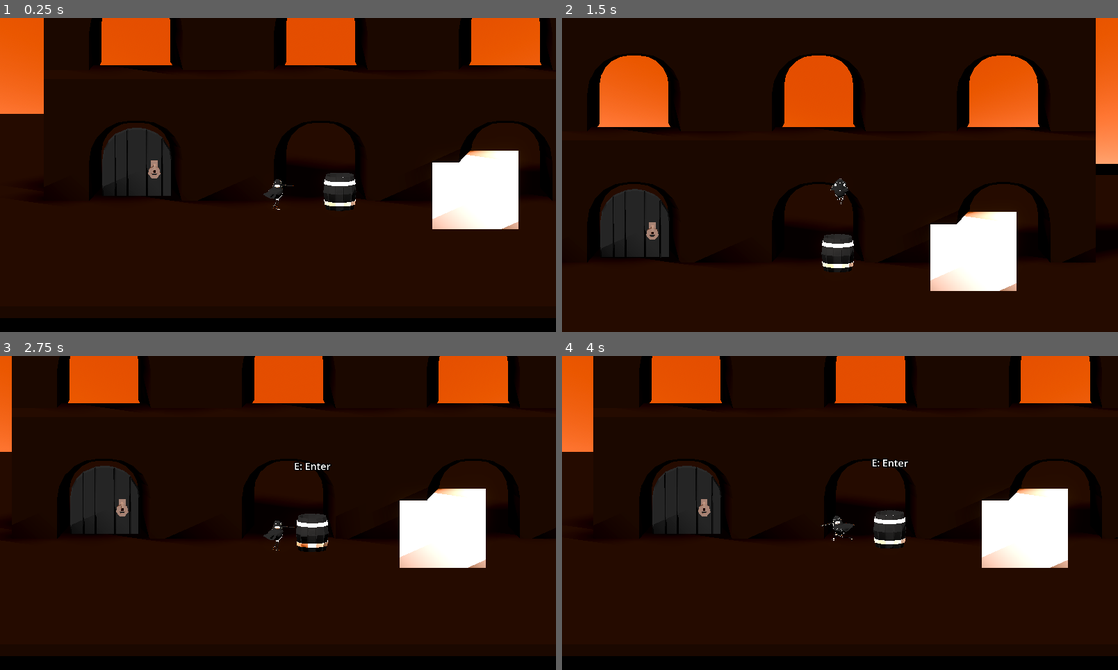
Above: before the commit, frames 1-4 (two rows, left to right).
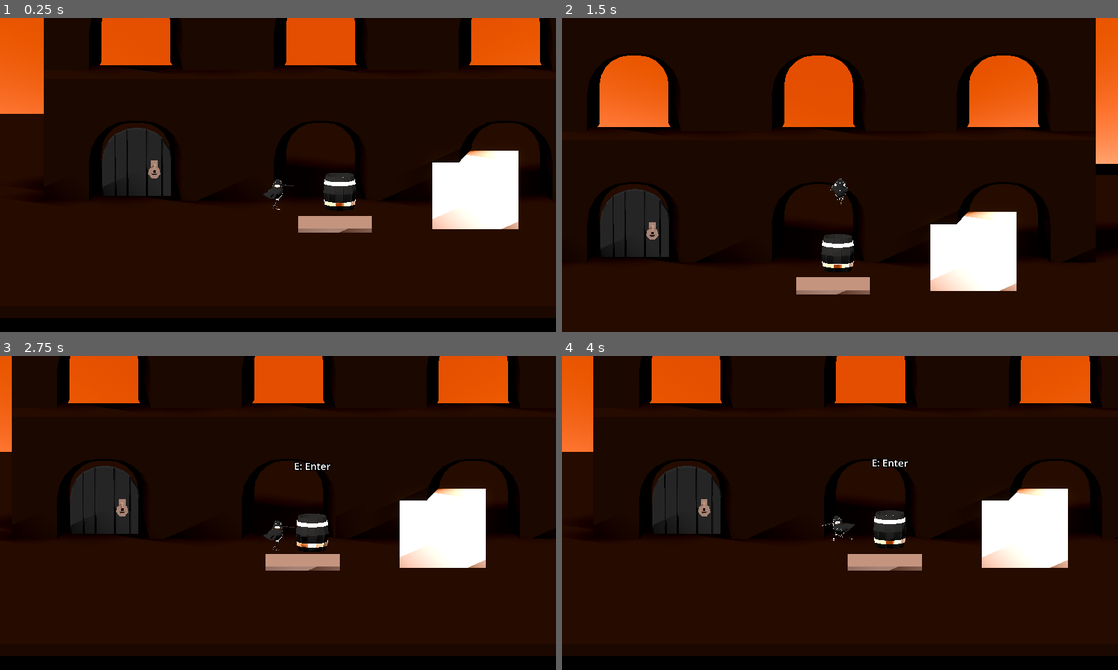
Above: after the commit, the same moments.

Repository: puleri/godot-test
Game: Godot game, scene res://scenes/Main.tscn
Same seed, same stepped clock (60 frames per second), same inputs: the game is played once before the commit and once after it.
Inputs:
- Up to frame 1 (0.25 s): no input
- Up to frame 2 (1.5 s): tap Enter at 0.5 s; hold D (move_right) 0.53-1.28 s; tap E (interact) at 0.6, 1.35 s; tap Space (jump) at 0.77 s; hold S (move_down) from 1.28 s (still down)
- Up to frame 3 (2.75 s): tap Space (jump) at 1.52 s; release S (move_down) at 2.03 s; hold D (move_right) from 2.03 s (still down); tap E (interact) at 2.1 s
- Up to frame 4 (4 s): release D (move_right) at 2.78 s; hold W (move_up) 2.78-3.53 s; tap E (interact) at 2.85, 3.6 s; tap Space (jump) at 3.02, 3.77 s; hold A (move_left) from 3.53 s (still down)

The runs differ from the first frame. In frame 1, 0.7% of the frame differs, in the area x 49-67%, y 53-69%; in frame 2, 0.8%, in the area x 42-56%, y 78-89%; in frame 3, 0.7%; in frame 4, 0.7%.

Commit message:
pressure plate

Diff:
--- /dev/null
+++ b/Objects/PressurePlate.tscn
@@ -0,0 +1,27 @@
+[gd_scene format=3 uid="uid://cg3j6h82jtxsw"]
+
+[ext_resource type="Script" uid="uid://d0mp6yasqxycv" path="res://scripts/pressure_plate.gd" id="1_plate"]
+[ext_resource type="Material" uid="uid://jy5qaflc0y0q" path="res://Materials/GreyToon.tres" id="2_grey"]
+[ext_resource type="Material" uid="uid://bs70trtb4dusn" path="res://Materials/BlueToon.tres" id="3_blue"]
+
+[sub_resource type="BoxMesh" id="BoxMesh_plate"]
+size = Vector3(1.2, 0.07, 1.2)
+
+[sub_resource type="BoxShape3D" id="BoxShape3D_weight_area"]
+size = Vector3(1.05, 0.42, 1.05)
+
+[node name="PressurePlate" type="Node3D"]
+script = ExtResource("1_plate")
+inactive_material = ExtResource("2_grey")
+active_material = ExtResource("3_blue")
+
+[node name="PlateVisual" type="MeshInstance3D" parent="."]
+mesh = SubResource("BoxMesh_plate")
+material_override = ExtResource("2_grey")
+
+[node name="WeightArea" type="Area3D" parent="."]
+monitorable = false
+
+[node name="CollisionShape3D" type="CollisionShape3D" parent="WeightArea"]
+transform = Transform3D(1, 0, 0, 0, 1, 0, 0, 0, 1, 0, 0.18, 0)
+shape = SubResource("BoxShape3D_weight_area")
--- a/scenes/Main.tscn
+++ b/scenes/Main.tscn
@@ -7,7 +7,8 @@
 [ext_resource type="PackedScene" uid="uid://vjf0ruyp7rs8" path="res://Objects/ArchTest.tscn" id="6_c01mt"]
 [ext_resource type="PackedScene" uid="uid://defo8smbyjqfh" path="res://Objects/Newbarrel.tscn" id="6_jlsqs"]
 [ext_resource type="Script" uid="uid://cvhar58u2m4lq" path="res://scripts/background_music.gd" id="7_music_script"]
-[ext_resource type="AudioStream" path="res://Music/level-1/01-bg.mp3" id="8_level_music"]
+[ext_resource type="AudioStream" uid="uid://dlmuval313gd" path="res://Music/level-1/01-bg.mp3" id="8_level_music"]
+[ext_resource type="PackedScene" uid="uid://cg3j6h82jtxsw" path="res://Objects/PressurePlate.tscn" id="9_plate"]
 
 [sub_resource type="BoxShape3D" id="BoxShape3D_floor"]
 size = Vector3(38, 0.2, 18)
@@ -223,6 +224,10 @@
 [node name="Barrel" parent="." unique_id=1229816567 instance=ExtResource("6_jlsqs")]
 transform = Transform3D(1, 0, 0, 0, 1, 0, 0, 0, 1, 1.0037005, 0.27649748, 0.033763647)
 
+[node name="PressurePlate" parent="." unique_id=952225016 instance=ExtResource("9_plate")]
+transform = Transform3D(1, 0, 0, 0, 1, 0, 0, 0, 1, 0.9232273, 0.035, 1.7023618)
+target_door_path = NodePath("../Door01")
+
 [node name="Door01" parent="." unique_id=989831881 instance=ExtResource("5_c01mt")]
 transform = Transform3D(1, 0, 0, 0, 1, 0, 0, 0, 1, -2.8481953, -0.07979131, -1.2315761)
 
--- a/scenes/Main_v2.tscn
+++ b/scenes/Main_v2.tscn
@@ -9,6 +9,7 @@
 [ext_resource type="Script" uid="uid://cllkecjc7oi8w" path="res://scripts/player_controller_SideScroll.gd" id="7_egnwd"]
 [ext_resource type="Script" uid="uid://cvhar58u2m4lq" path="res://scripts/background_music.gd" id="8_music_script"]
 [ext_resource type="AudioStream" path="res://Music/level-1/01-bg.mp3" id="9_level_music"]
+[ext_resource type="PackedScene" uid="uid://cg3j6h82jtxsw" path="res://Objects/PressurePlate.tscn" id="10_plate"]
 
 [sub_resource type="BoxShape3D" id="BoxShape3D_floor"]
 size = Vector3(38, 0.2, 18)
@@ -222,6 +223,10 @@
 [node name="Barrel" parent="." unique_id=1229816567 instance=ExtResource("4_44fgt")]
 transform = Transform3D(1, 0, 0, 0, 1, 0, 0, 0, 1, 1.0037005, 0.27649748, 0.033763647)
 
+[node name="PressurePlate" parent="." instance=ExtResource("10_plate")]
+transform = Transform3D(1, 0, 0, 0, 1, 0, 0, 0, 1, -1.15, 0.035, -0.7)
+target_door_path = NodePath("../Door01")
+
 [node name="Door01" parent="." unique_id=989831881 instance=ExtResource("5_cgh2w")]
 transform = Transform3D(1, 0, 0, 0, 1, 0, 0, 0, 1, -2.8481953, -0.07979131, -1.2315761)
 
--- a/scripts/barrel_interaction.gd
+++ b/scripts/barrel_interaction.gd
@@ -109,6 +109,7 @@
 	_set_player_visual_visible(player, true)
 	player_inside = false
 	player.global_position = _get_inside_position(player)
+	_set_side_collision_enabled(true)
 	_set_player_barrel_hop_animation_active(player, true)
 	await _hop_player_to(player, _get_exit_position(player))
 	_set_player_barrel_hop_animation_active(player, false)
@@ -366,3 +367,6 @@
 
 	music_filter.cutoff_hz = normal_music_cutoff_hz
 	AudioServer.set_bus_effect_enabled(bus_index, effect_index, false)
+
+func is_pressure_plate_weight_source() -> bool:
+	return true
--- a/scripts/door_bump_wiggle.gd
+++ b/scripts/door_bump_wiggle.gd
@@ -8,12 +8,17 @@
 @export var wiggle_out_time: float = 0.08
 @export var rebound_time: float = 0.12
 @export var settle_time: float = 0.10
+@export var pressure_open_degrees: float = -90.0
+@export var pressure_open_time: float = 0.35
+@export var pressure_close_time: float = 0.28
 
 var hinge: Node3D
 var trigger_area: Area3D
 var knock_sound: AudioStreamPlayer
 var closed_rotation: Vector3
 var wiggle_in_progress := false
+var pressure_open := false
+var door_tween: Tween
 
 func _ready() -> void:
 	hinge = get_node_or_null(hinge_path) as Node3D
@@ -31,28 +36,47 @@
 		push_warning("DoorBumpWiggle could not find BumpTrigger.")
 
 func _on_bump_trigger_body_entered(body: Node) -> void:
-	if wiggle_in_progress or not _is_player_body(body):
+	if pressure_open or wiggle_in_progress or not _is_player_body(body):
 		return
 
 	bump_wiggle()
 
 func bump_wiggle() -> void:
-	if hinge == null:
+	if hinge == null or pressure_open:
 		return
 
 	wiggle_in_progress = true
 	_play_knock_sound()
 
-	var tween := create_tween()
-	tween.set_trans(Tween.TRANS_SINE)
-	tween.set_ease(Tween.EASE_OUT)
-	tween.tween_property(hinge, "rotation:y", closed_rotation.y + deg_to_rad(first_wiggle_degrees), wiggle_out_time)
-	tween.tween_property(hinge, "rotation:y", closed_rotation.y + deg_to_rad(rebound_wiggle_degrees), rebound_time)
-	tween.tween_property(hinge, "rotation:y", closed_rotation.y, settle_time)
-	await tween.finished
+	_kill_door_tween()
+	door_tween = create_tween()
+	door_tween.set_trans(Tween.TRANS_SINE)
+	door_tween.set_ease(Tween.EASE_OUT)
+	door_tween.tween_property(hinge, "rotation:y", closed_rotation.y + deg_to_rad(first_wiggle_degrees), wiggle_out_time)
+	door_tween.tween_property(hinge, "rotation:y", closed_rotation.y + deg_to_rad(rebound_wiggle_degrees), rebound_time)
+	door_tween.tween_property(hinge, "rotation:y", closed_rotation.y, settle_time)
+	door_tween.tween_callback(_finish_bump_wiggle)
 
-	hinge.rotation = closed_rotation
+func set_pressure_open(is_open: bool) -> void:
+	if hinge == null or pressure_open == is_open:
+		return
+
+	pressure_open = is_open
 	wiggle_in_progress = false
+	_kill_door_tween()
+
+	var target_rotation := closed_rotation
+	if pressure_open:
+		target_rotation.y += deg_to_rad(pressure_open_degrees)
+
+	door_tween = create_tween()
+	door_tween.set_trans(Tween.TRANS_SINE)
+	door_tween.set_ease(Tween.EASE_OUT)
+	door_tween.tween_property(hinge, "rotation:y", target_rotation.y, pressure_open_time if pressure_open else pressure_close_time)
+	door_tween.tween_callback(func() -> void:
+		if is_instance_valid(hinge):
+			hinge.rotation = target_rotation
+	)
 
 func _is_player_body(body: Node) -> bool:
 	return body is CharacterBody3D and body.name == "Player"
@@ -63,3 +87,15 @@
 
 	knock_sound.stop()
 	knock_sound.play()
+
+func _finish_bump_wiggle() -> void:
+	if hinge == null or pressure_open:
+		return
+
+	hinge.rotation = closed_rotation
+	wiggle_in_progress = false
+
+func _kill_door_tween() -> void:
+	if door_tween != null:
+		door_tween.kill()
+		door_tween = null
--- /dev/null
+++ b/scripts/pressure_plate.gd
@@ -0,0 +1,98 @@
+extends Node3D
+
+@export var target_door_path: NodePath
+@export var weight_area_path: NodePath = ^"WeightArea"
+@export var plate_visual_path: NodePath = ^"PlateVisual"
+@export var inactive_material: Material
+@export var active_material: Material
+@export var depressed_offset_y: float = -0.035
+@export var depress_time: float = 0.08
+@export var release_time: float = 0.12
+
+var target_door: Node
+var weight_area: Area3D
+var plate_visual: MeshInstance3D
+var raised_plate_y: float
+var active := false
+var plate_tween: Tween
+
+func _ready() -> void:
+	if target_door_path != NodePath(""):
+		target_door = get_node_or_null(target_door_path)
+
+	weight_area = get_node_or_null(weight_area_path) as Area3D
+	plate_visual = get_node_or_null(plate_visual_path) as MeshInstance3D
+
+	if weight_area == null:
+		push_warning("PressurePlate could not find WeightArea.")
+
+	if target_door == null:
+		push_warning("PressurePlate could not find target door: %s" % target_door_path)
+
+	if plate_visual != null:
+		raised_plate_y = plate_visual.position.y
+		_set_plate_material(inactive_material)
+
+func _exit_tree() -> void:
+	_set_target_door_open(false)
+
+func _physics_process(_delta: float) -> void:
+	if weight_area == null:
+		return
+
+	_set_active(_has_valid_weight())
+
+func _has_valid_weight() -> bool:
+	for body in weight_area.get_overlapping_bodies():
+		if _is_valid_weight_body(body):
+			return true
+
+	return false
+
+func _is_valid_weight_body(body: Node) -> bool:
+	if body is CharacterBody3D and body.name == "Player":
+		return true
+
+	var current := body
+	while current != null:
+		if current.has_method("is_pressure_plate_weight_source") and current.call("is_pressure_plate_weight_source"):
+			return true
+
+		current = current.get_parent()
+
+	return false
+
+func _set_active(is_active: bool) -> void:
+	if active == is_active:
+		return
+
+	active = is_active
+	_set_plate_material(active_material if active else inactive_material)
+	_tween_plate(active)
+	_set_target_door_open(active)
+
+func _set_plate_material(material: Material) -> void:
+	if plate_visual == null or material == null:
+		return
+
+	plate_visual.material_override = material
+
+func _tween_plate(is_pressed: bool) -> void:
+	if plate_visual == null:
+		return
+
+	if plate_tween != null:
+		plate_tween.kill()
+
+	var target_y := raised_plate_y + depressed_offset_y if is_pressed else raised_plate_y
+	plate_tween = create_tween()
+	plate_tween.set_trans(Tween.TRANS_SINE)
+	plate_tween.set_ease(Tween.EASE_OUT)
+	plate_tween.tween_property(plate_visual, "position:y", target_y, depress_time if is_pressed else release_time)
+
+func _set_target_door_open(is_open: bool) -> void:
+	if target_door == null:
+		return
+
+	if target_door.has_method("set_pressure_open"):
+		target_door.call("set_pressure_open", is_open)
Not shown, added: scripts/pressure_plate.gd.uid
